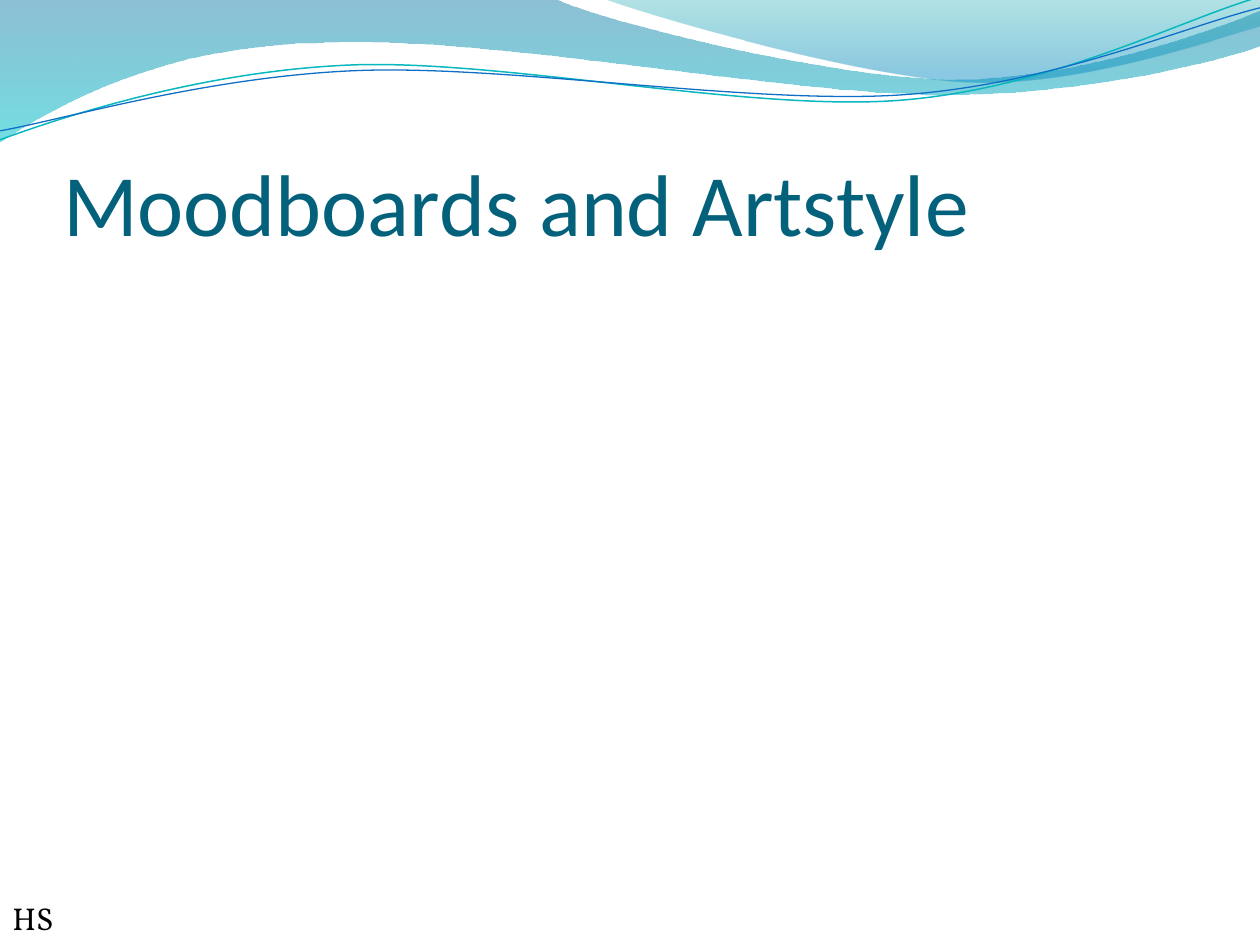
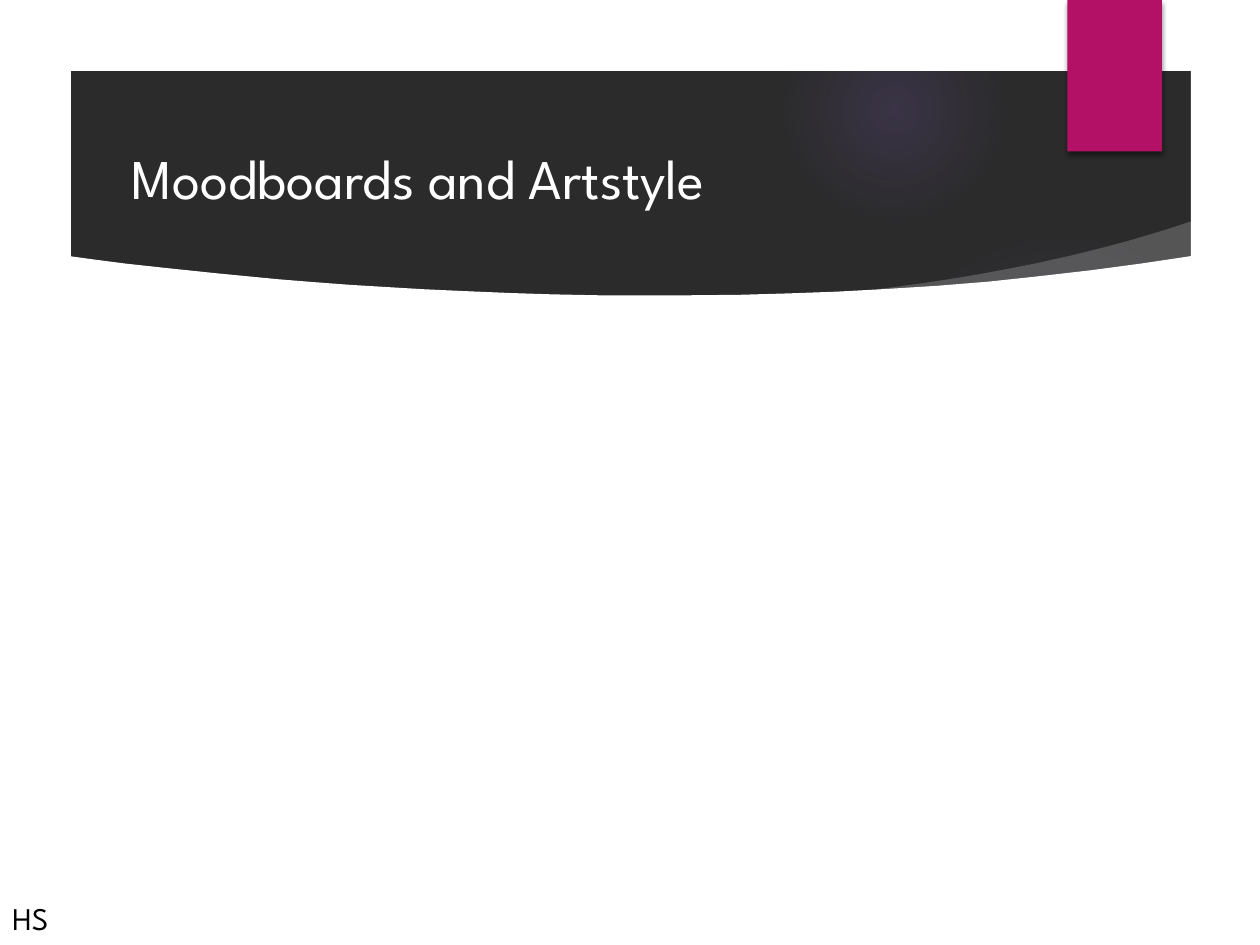
Before and after one commit to UoSGamesGroups/first-semester-l-4-5-group-5, a slide deck: slide 10 of Presentations/firstPresentation.pptx. Drawn at 1260x945 pixels with LibreOffice and Linux fonts; fonts in the diff are those of the drawing; background and template pictures are left out; a plain dark background stands for a picture behind light text. Boxes give left, top, right and bottom in pixels: in the first picture for what was removed or moved away, otherwise in the second. Text is boxed around its words. In the diff, an @@ line names an element or a change of style, - is before the commit and + after.

```diff
--- a/Presentations/firstPresentation.pptx
+++ b/Presentations/firstPresentation.pptx
@@ freeform shape removed at (x1=0, y1=0, x2=1260, y2=142) @@
@@ freeform shape removed at (x1=0, y1=0, x2=1260, y2=147) @@
@@ freeform shape removed at (x1=0, y1=8, x2=1260, y2=141) @@
@@ group added at (x1=0, y1=0, x2=1260, y2=945): 3 ellipses, 3 freeform shapes @@
@@ freeform shape removed at (x1=604, y1=0, x2=1260, y2=87) @@
@@ rectangle added at (x1=1067, y1=0, x2=1162, y2=151), fill #B31166 @@
@@ title "Moodboards and Artstyle" moved from (x1=63, y1=175, x2=969, y2=250) to (x1=132, y1=160, x2=704, y2=211) @@
@@ title "Moodboards and Artstyle" at (x1=132, y1=160, x2=704, y2=211): size 50 to 32 pt, font Calibri to League Spartan, text colour #04617B to #FFFFFF; vertical alignment bottom to middle @@
@@ text "HS" at (x1=12, y1=909, x2=48, y2=931): font Vollkorn to League Spartan @@
```
Also in this commit, not shown: 10 other slides changed, 1 other file.
